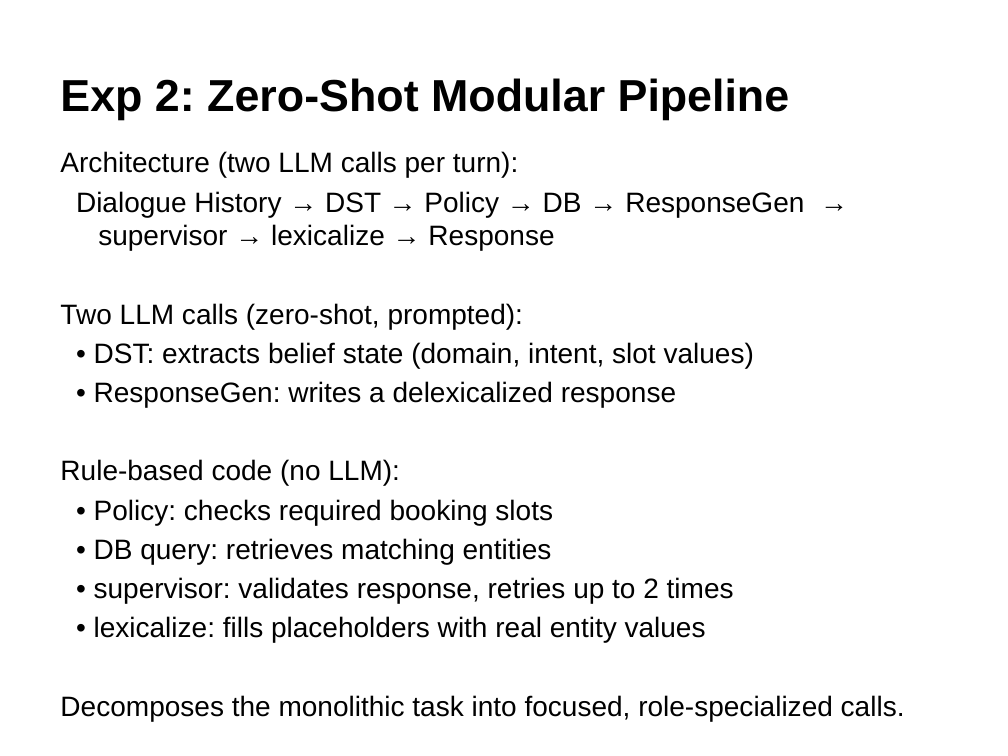
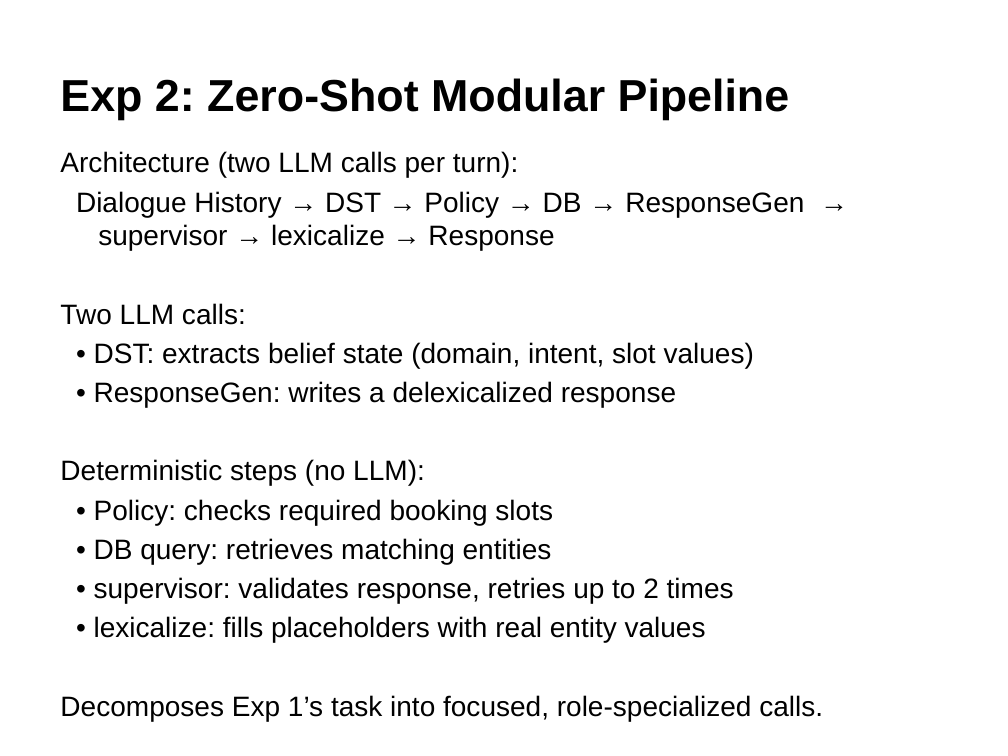
Before and after one commit to GiX007/mlp4cs, a slide deck: slide 8 of docs/presentation.pptx. Drawn at 1008x756 pixels with LibreOffice and Linux fonts; fonts in the diff are those of the drawing. Boxes give left, top, right and bottom in pixels: in the first picture for what was removed or moved away, otherwise in the second. Text is boxed around its words. In the diff, an @@ line names an element or a change of style, - is before the commit and + after.

```diff
--- a/docs/presentation.pptx
+++ b/docs/presentation.pptx
@@ text at [60, 303, 246, 325]: text changed @@
-Two LLM calls (zero-shot, prompted):
+Two LLM calls:
@@ text at [60, 459, 425, 486]: text changed @@
-Rule-based code (no LLM):
+Deterministic steps (no LLM):
@@ text at [60, 695, 823, 721]: text changed @@
-Decomposes the monolithic task into focused, role-specialized calls.
+Decomposes Exp 1’s task into focused, role-specialized calls.
```
Also in this commit, not shown: 9 other slides changed, 2 other files.
